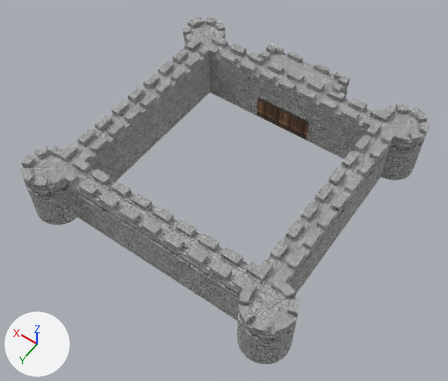
The OBJ model ProyectoFinal/ProyectoFinal/Models/Fachada/castillo.obj as it was, and as the next commit left it.
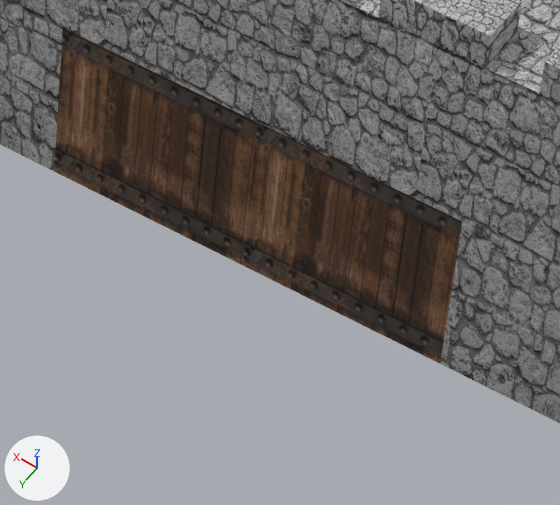
There are two pictures of each version: one whole from a camera (50 mm lens) standing at (-183.6, 265.8, 403.9) and looking at (-5.4, 16.4, 12.0), one close up on the part from 56% to 72% of the width and 25% to 42% of the height. Every picture has the same lights, and +X, +Y and +Z are marked at lower left. Where no turn or scale is listed for an object, it has been applied to the vertices. Vertices at the same position are counted once.

Objects in the first close-up: 'castillo'.
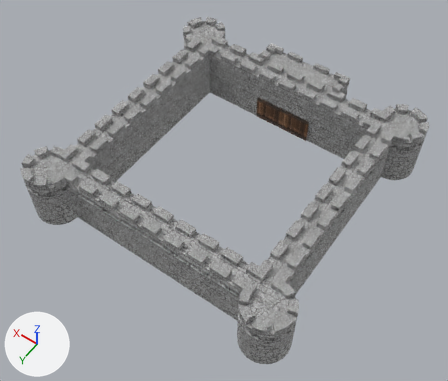
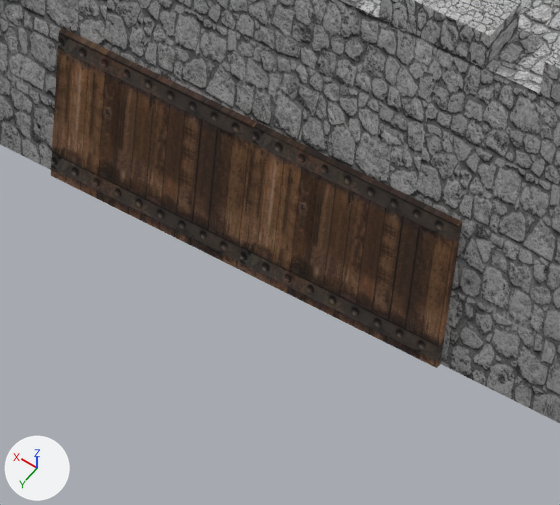
Boxes [x1, y1, x2, y2] around the edits, measured in the close-ups (560 x 505 px):
part 1 of me_castillo, added (brown): after [51, 28, 462, 368]

The change, as a diff of the scene's bpy script:
```diff
--- a/ProyectoFinal/ProyectoFinal/Models/Fachada/castillo.obj.py
+++ b/ProyectoFinal/ProyectoFinal/Models/Fachada/castillo.obj.py
@@ me_castillo @@
 # used by ob_castillo; location = (0.0, 0.0, 0.0)
-me_castillo.from_pydata(...)  # 4087 vertices, 7854 faces; spans x -118.0..118.0, y -118.0..117.0, z 0.0..50.0
+me_castillo.from_pydata(...)  # 4093 vertices, 7860 faces; spans x -118.0..118.0, y -118.0..117.0, z 0.0..50.0
+# me_castillo part 1: 6 vertices added at x -26.0..26.0, y -78.0, z 0.0..23.0
 me_castillo.materials.append(mat_castillo_lambert4sg)
```
